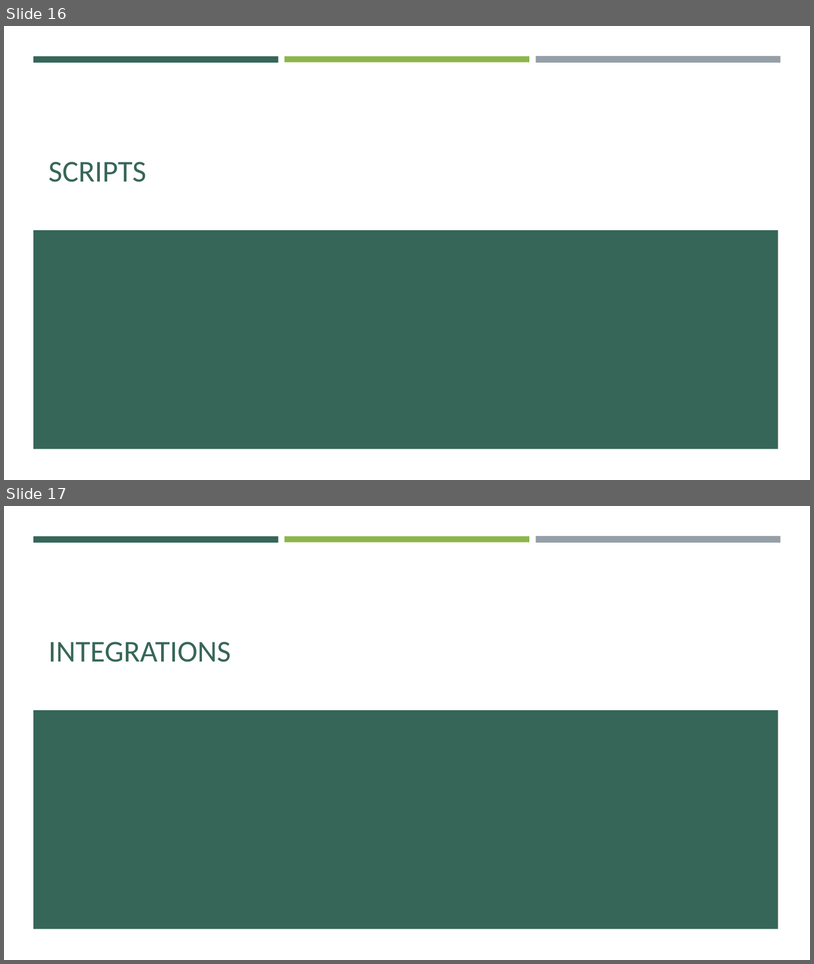
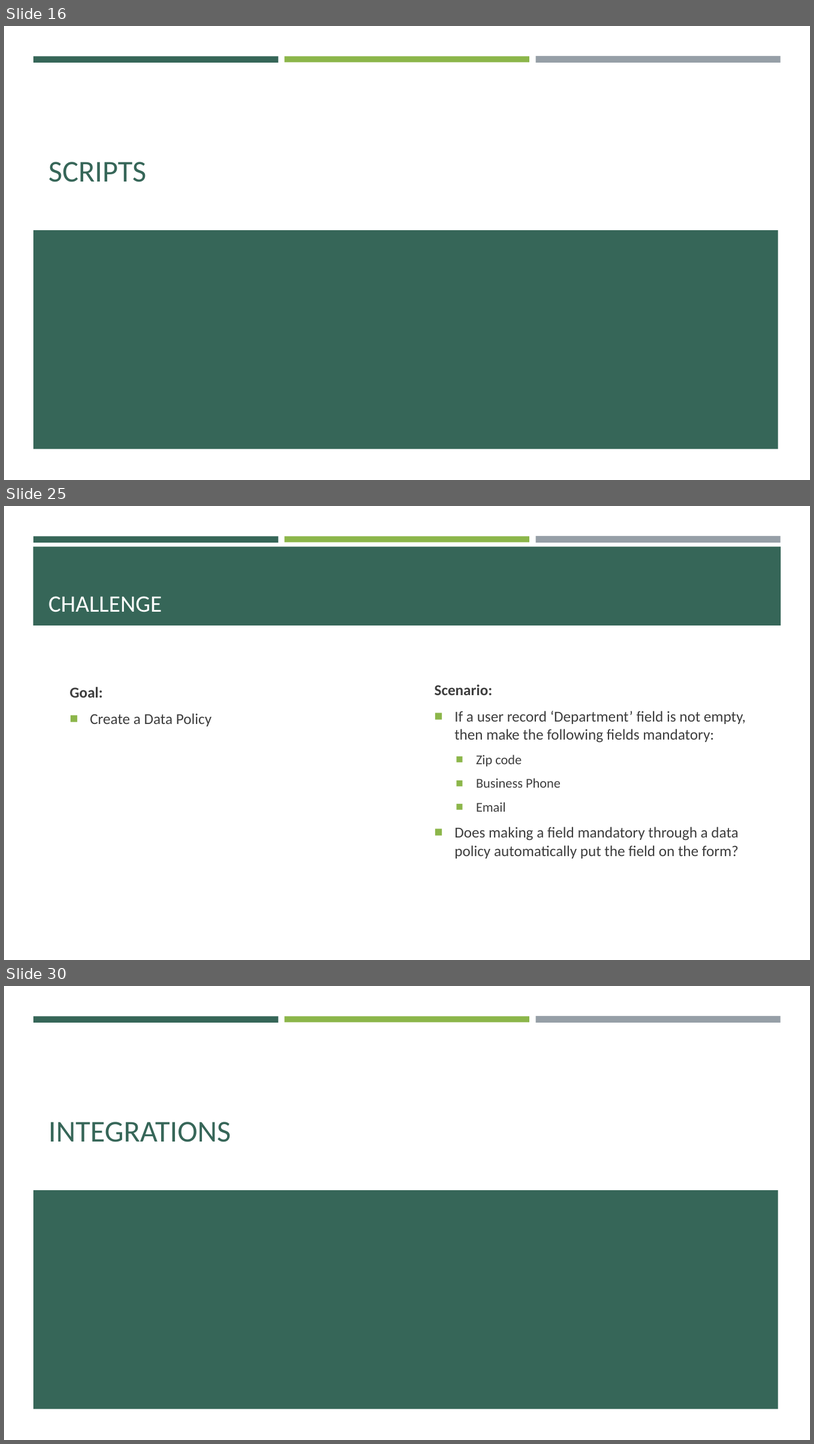
Before and after one commit to e-m-wilson/SNOW, a slide deck: Week_6/Data_Migration_&_Integration.pptx. Shown one above the other, each under a label of ours: slides 16 and 17 before the commit, slides 16, 25 and 30 after it; the slides between them are not shown. The pictures are 814x964 and 814x1444 pixels, drawn with LibreOffice and Linux fonts; fonts in the diff are those of the drawing. Boxes give left, top, right and bottom in pixels: in the first picture for what was removed or moved away, otherwise in the second. Text is boxed around its words. In the diff, an @@ line names an element or a change of style, - is before the commit and + after.

```diff
--- a/Week_6/Data_Migration_&_Integration.pptx
+++ b/Week_6/Data_Migration_&_Integration.pptx
@@ slide 25 added at (4, 506, 810, 960), background #FFFFFF; not listed: 3 template elements that a slide beside it also shows @@
@@ rectangle added at (33, 547, 782, 625), fill #366658 @@
@@ title added at (48, 596, 162, 612), 28 pt, text #FFFFFF @@
+CHALLENGE
@@ text added at (435, 684, 746, 858), 18 pt, text #3D3D3D @@
+Scenario:
+■ If a user record ‘Department’ field is not empty, then make the following fields mandatory:
+  ■ Zip code
+  ■ Business Phone
+  ■ Email
+■ Does making a field mandatory through a data policy automatically put the field on the form?
@@ text added at (70, 687, 212, 726), 18 pt, text #3D3D3D @@
+Goal:
+■ Create a Data Policy
@@ what was slide 17 is now slide 30 @@
```
Also in this commit, not shown: 1 slide changed, 12 other slides added, 2 other files.
